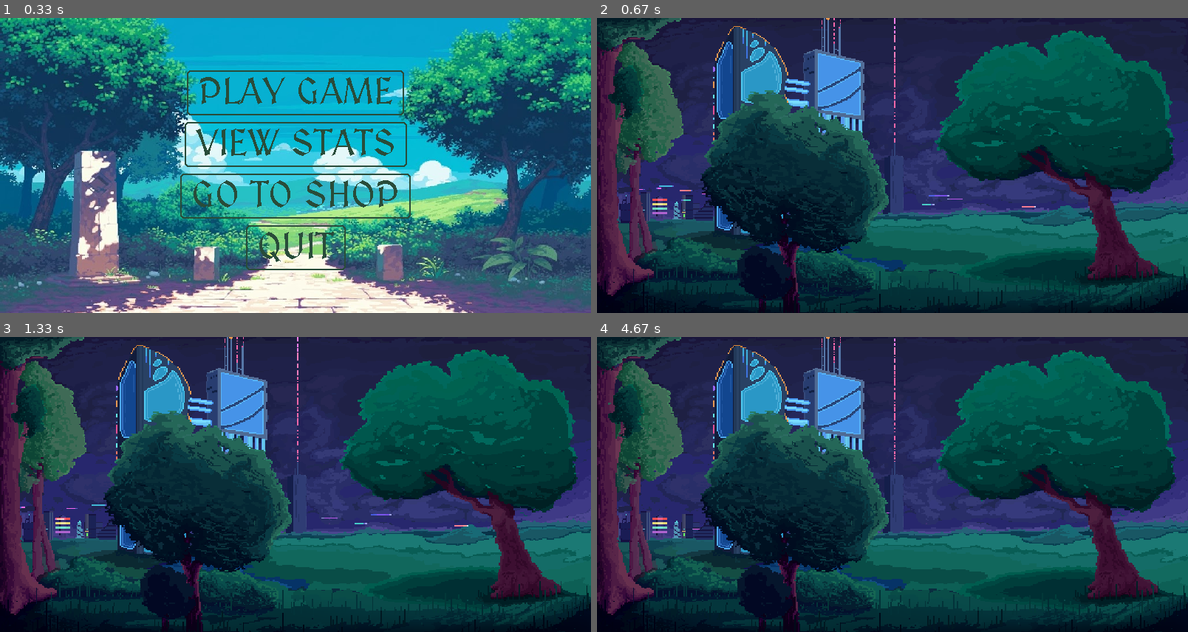
Above: before the commit, frames 1-4 (two rows, left to right).
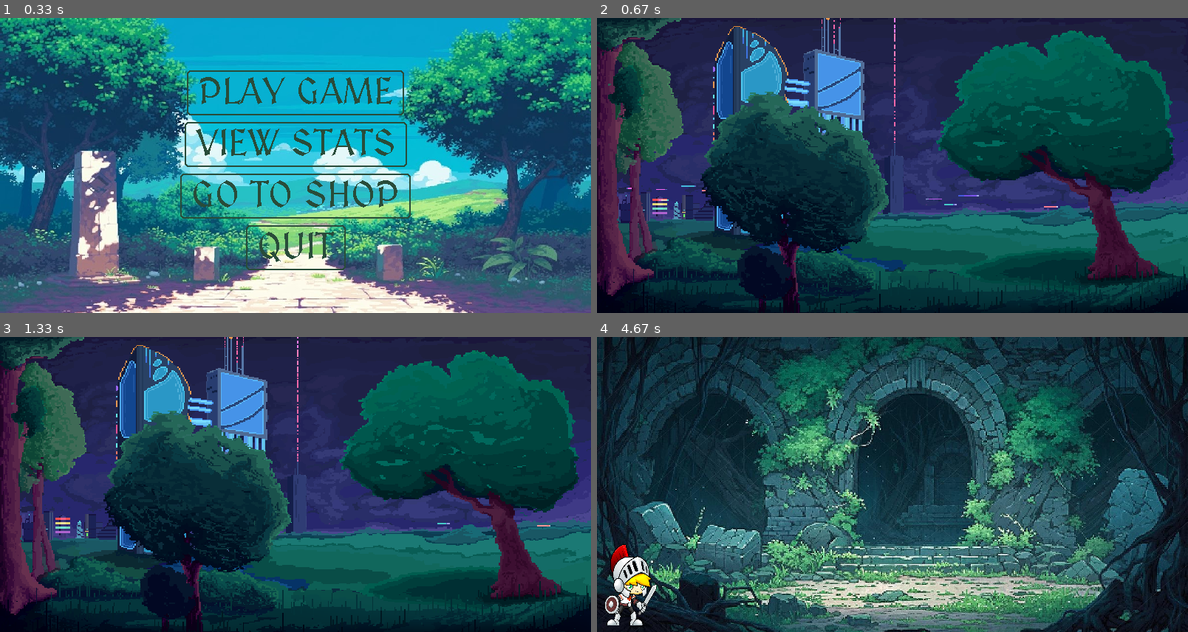
Above: after the commit, the same moments.

Repository: PBS-THE-NOOB/PyGame-First_Project
Game: pygame game, started from main.py
Same seed, same stepped clock (60 frames per second), same inputs: the game is played once before the commit and once after it.
Inputs:
- Up to frame 1 (0.33 s): no input
- Up to frame 2 (0.67 s): click "PLAY GAME" at 0.38 s
- Up to frame 3 (1.33 s): no input
- Up to frame 4 (4.67 s): no input

Frame 1 is identical in both runs. In frame 2, 0.6% of the frame differs, in the area x 1-90%, y 0-65%; in frame 3, 0.9%; in frame 4, 81%, in the area x 0-100%, y 0-100%.

Commit message:
Add player animations and intro sequence

Diff:
--- a/game.py
+++ b/game.py
@@ -1,14 +1,25 @@
 import pygame
+from player import Player
+
+
 
 class Game():
     def __init__(self):
         self.Entering_surf_list=[ pygame.transform.scale(pygame.image.load(f'Background/Entering_Background/frame{i:04}.png').convert(),(800,400)) for i in range(143)]
-        self.Entering_Surf_Intex=1
+        self.Entering_Surf_Intex=0
         self.Entering_Surf=self.Entering_surf_list[self.Entering_Surf_Intex]
-
+        self.Game_Enter_Background=pygame.transform.scale(pygame.image.load('Background/Game_Enter_Background.png').convert(),(800,400))
+        self.player=Player()
     def Entering_animation(self,screen):
-        self.Entering_Surf_Intex += 0.2
+        self.Entering_Surf_Intex += 0.6
         if self.Entering_Surf_Intex>=len(self.Entering_surf_list):
-            self.Entering_Surf_Intex = 1
+            return 'game_starts'
         self.Entering_Surf = self.Entering_surf_list[int(self.Entering_Surf_Intex)]
         screen.blit(self.Entering_Surf,(0,0))
+        return 'intro'
+
+    def game_begin(self,screen):
+        screen.blit(self.Game_Enter_Background,(0,0))
+        Idle_player =  self.player.player_animate('idle')
+        Idle_player_rect = Idle_player.get_rect(bottomleft = (0,400))
+        screen.blit(Idle_player,Idle_player_rect)
--- a/main.py
+++ b/main.py
@@ -21,6 +21,8 @@
     if state == 'menu':
         menu.draw(screen)
     elif state == 'intro':
-        game.Entering_animation(screen)
+        state=game.Entering_animation(screen)
+    elif state == 'game_starts':
+        game.game_begin(screen)
     pygame.display.update()
     clock.tick(60)
--- /dev/null
+++ b/player.py
@@ -0,0 +1,28 @@
+import pygame
+
+class Player(pygame.sprite.Sprite):
+    def __init__(self,):
+        super().__init__()
+        self.Attack_Surf_List=[pygame.transform.scale(pygame.image.load(f'Player/Attack ({i}).png').convert_alpha(),(96,128)) for i in range(1,11)]
+        self.Dead_Surf_List=[pygame.transform.scale(pygame.image.load(f'Player/Dead ({i}).png').convert_alpha(),(96,128)) for i in range(1,11)]
+        self.Idle_Surf_List=[pygame.transform.scale(pygame.image.load(f'Player/Idle ({i}).png').convert_alpha(),(96,128)) for i in range(1,11)]
+        self.Jump_Surf_List=[pygame.transform.scale(pygame.image.load(f'Player/Jump ({i}).png').convert_alpha(),(96,128)) for i in range(1,11)]
+        self.Run_Surf_List=[pygame.transform.scale(pygame.image.load(f'Player/Run ({i}).png').convert_alpha(),(96,128)) for i in range(1,11)]
+        self.Walk_Surf_List=[pygame.transform.scale(pygame.image.load(f'Player/Walk ({i}).png').convert_alpha(),(96,128)) for i in range(1,11)]
+        self.JumpAttack_Surf_List=[pygame.transform.scale(pygame.image.load(f'Player/JumpAttack ({i}).png').convert_alpha(),(96,128)) for i in range(1,11)]
+        self.animation_dict={
+            'attack' : self.Attack_Surf_List,
+            'dead' : self.Dead_Surf_List ,
+            'idle': self.Idle_Surf_List,
+            'jump': self.Jump_Surf_List,
+            'run': self.Run_Surf_List,
+            'walk': self.Walk_Surf_List,
+            'jump_attack': self.JumpAttack_Surf_List
+        }
+        self.animaion_index = 0
+
+    def player_animate(self,player_state): #returns frames
+        self.animaion_index += 0.1
+        if self.animaion_index >= len(self.animation_dict[player_state]) :
+            self.animaion_index = 0
+        return self.animation_dict[player_state][int(self.animaion_index)]
Binary file added: Background/Game_Enter_Background.png
